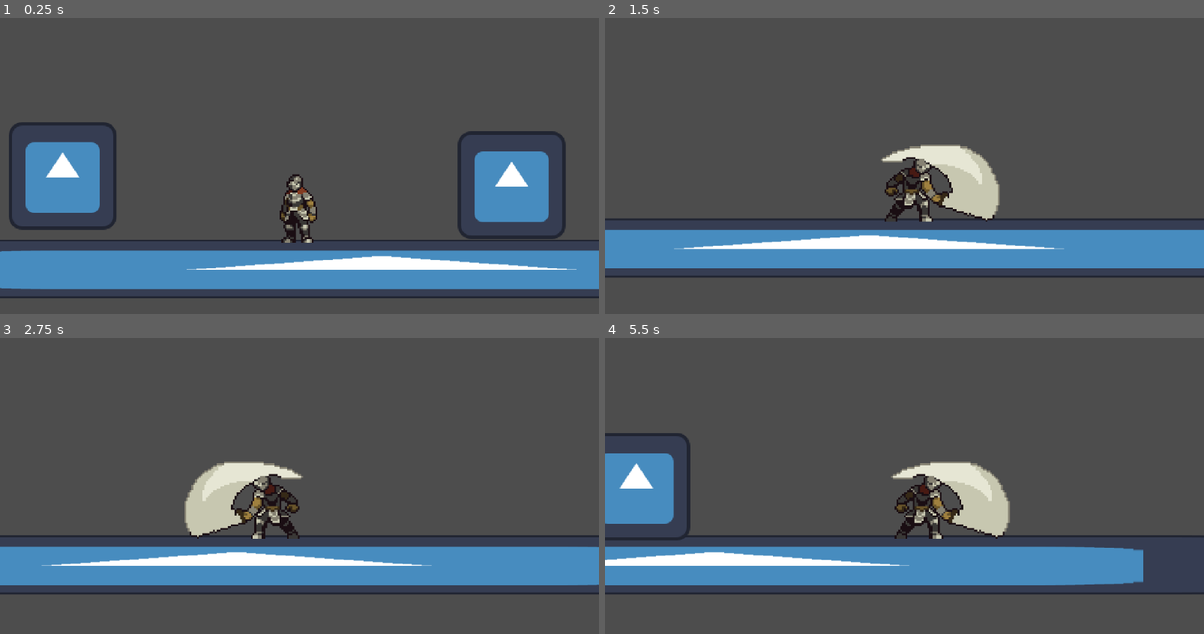
Above: before the commit, frames 1-4 (two rows, left to right).
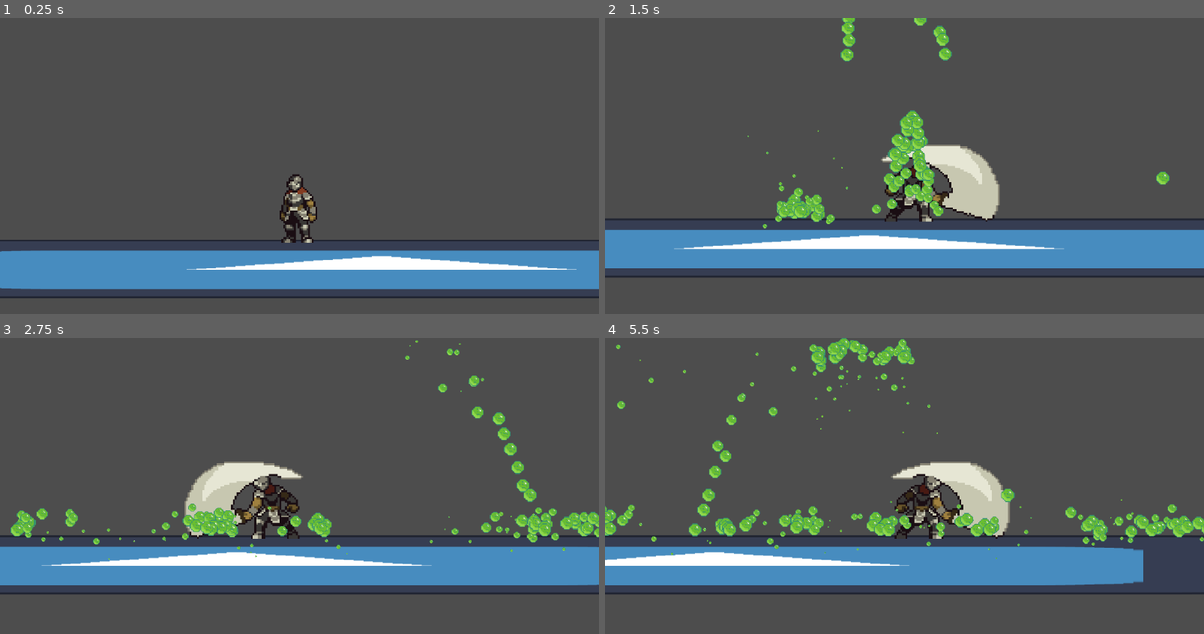
Above: after the commit, the same moments.

Repository: Potential-Fish/2dgame
Game: Godot game, scene res://assets/scene/main.tscn
The game is run twice, just before and just after one commit, with the same random seed, the same clock (stepped at 60 frames per second) and the same inputs. The engine's default icon, where the game draws it, is replaced by a stand-in: a white triangle on a blue panel in a dark square.
Inputs (mouse positions are in pixels of both pictures, inside the frame that each line leads up to):
- Up to frame 1 (0.25 s): no input
- Up to frame 2 (1.5 s): tap Enter (ui_accept) at 0.5, 0.77 s; move the mouse to (1036, 168) at 0.52 s; press the mouse at (1036, 168) at 0.53 s; hold D (right) from 0.53 s (still down); move the mouse to (784, 204) at 1.27 s; release the mouse at (784, 204) at 1.28 s; click (784, 204) at 1.35 s
- Up to frame 3 (2.75 s): tap Enter (ui_accept) at 1.52 s; move the mouse to (359, 432) at 2.02 s; release D (right) at 2.03 s; press the mouse at (359, 432) at 2.03 s; hold A (left) from 2.03 s (still down)
- Up to frame 4 (5.5 s): move the mouse to (874, 574) at 2.77 s; release A (left) at 2.78 s; release the mouse at (874, 574) at 2.78 s; hold D (right) 2.78-4.28 s; click (874, 574) at 2.85 s; tap Enter (ui_accept) at 3.02, 3.77, 4.52 s; move the mouse to (1084, 557) at 3.52 s; press the mouse at (1084, 557) at 3.53 s; move the mouse to (724, 456) at 4.27 s; release the mouse at (724, 456) at 4.28 s; hold A (left) 4.28-5.03 s; click (724, 456) at 4.35 s; move the mouse to (934, 506) at 5.02 s; press the mouse at (934, 506) at 5.03 s; hold D (right) from 5.03 s (still down)

The runs differ from the first frame. In frame 1, 7.6% of the frame differs, in the area x 1-95%, y 35-75%; in frame 2, 2.9%; in frame 3, 3.3%; in frame 4, 7.9%, in the area x 0-100%, y 0-75%.

Commit message:
changing weapons

Diff:
--- a/assets/resource/weapon1.tres
+++ b/assets/resource/weapon1.tres
@@ -4,4 +4,5 @@
 
 [resource]
 script = ExtResource("1_dvgbc")
+damage = 7
 metadata/_custom_type_script = "uid://6i18l22xwn6"
--- /dev/null
+++ b/assets/resource/weapon2.tres
@@ -0,0 +1,7 @@
+[gd_resource type="Resource" script_class="weapon2" load_steps=2 format=3 uid="uid://lu7pbgoxf5nq"]
+
+[ext_resource type="Script" uid="uid://bgonxk7h38ljo" path="res://assets/script/weapon2.gd" id="1_tr58s"]
+
+[resource]
+script = ExtResource("1_tr58s")
+metadata/_custom_type_script = "uid://bgonxk7h38ljo"
--- a/assets/scene/area_2d.tscn
+++ b/assets/scene/area_2d.tscn
@@ -23,11 +23,9 @@
 shape = SubResource("RectangleShape2D_4vgmq")
 
 [node name="CPUParticles2D" type="CPUParticles2D" parent="."]
-emitting = false
 amount = 17
 texture = ExtResource("3_4vgmq")
 lifetime = 0.29000000000000004
-one_shot = true
 randomness = 0.45
 direction = Vector2(0, -1)
 spread = 90.0
@@ -36,6 +34,7 @@
 scale_amount_curve = SubResource("Curve_4vgmq")
 
 [node name="Ninjastar" type="Sprite2D" parent="."]
+visible = false
 texture = ExtResource("2_4vgmq")
 
 [node name="Area2D" type="Area2D" parent="."]
--- a/assets/scene/main.tscn
+++ b/assets/scene/main.tscn
@@ -1,13 +1,20 @@
-[gd_scene load_steps=8 format=3 uid="uid://bhxjhx5ap0od6"]
+[gd_scene load_steps=11 format=3 uid="uid://bhxjhx5ap0od6"]
 
 [ext_resource type="Texture2D" uid="uid://nxat5pmt618t" path="res://assets/sprite/icon.svg" id="1_821e4"]
 [ext_resource type="PackedScene" uid="uid://bbmaa5jpgbj5t" path="res://assets/scene/player.tscn" id="2_tb8ar"]
 [ext_resource type="PackedScene" uid="uid://dc5pmsmkaxnw3" path="res://assets/scene/jump_pad.tscn" id="3_0nmyk"]
 [ext_resource type="Script" uid="uid://u6okdqp47yh5" path="res://assets/script/camera_2d.gd" id="3_uu0fw"]
 [ext_resource type="PackedScene" uid="uid://c26ujvgfpmmca" path="res://assets/scene/enemy.tscn" id="4_0vk0l"]
+[ext_resource type="Script" uid="uid://b0ufopwcpkvn6" path="res://assets/script/enemystats1.gd" id="6_fw18y"]
+[ext_resource type="PackedScene" uid="uid://dcek0xua4512l" path="res://assets/scene/pickup.tscn" id="7_mqc3k"]
 
 [sub_resource type="RectangleShape2D" id="RectangleShape2D_tb8ar"]
 size = Vector2(128.778, 120.686)
+
+[sub_resource type="Resource" id="Resource_mqc3k"]
+resource_local_to_scene = true
+script = ExtResource("6_fw18y")
+metadata/_custom_type_script = "uid://b0ufopwcpkvn6"
 
 [sub_resource type="RectangleShape2D" id="RectangleShape2D_0vk0l"]
 size = Vector2(405, 150)
@@ -52,10 +59,11 @@
 scale = Vector2(0.2247191, 0.2247191)
 
 [node name="StaticBody2D2" parent="." instance=ExtResource("3_0nmyk")]
-position = Vector2(-2, 139)
+position = Vector2(148, -30)
 
 [node name="enemy" parent="." instance=ExtResource("4_0vk0l")]
-position = Vector2(334, -158)
+position = Vector2(23, -151)
+stats = SubResource("Resource_mqc3k")
 
 [node name="CollisionShape2D" parent="enemy/Area2D" index="0"]
 position = Vector2(-1.25, -22)
@@ -72,8 +80,8 @@
 scale = Vector2(3.15625, 1.16406)
 texture = ExtResource("1_821e4")
 
-[node name="CharacterBody2D" parent="." instance=ExtResource("4_0vk0l")]
-position = Vector2(867, -147)
+[node name="Node2D" parent="." instance=ExtResource("7_mqc3k")]
+position = Vector2(1025, -54)
 
 [connection signal="touched_ground" from="player" to="Camera2D" method="_on_character_body_2d_touched_ground"]
 [connection signal="body_entered" from="enemy/Area2D" to="player" method="_on_area_2d_body_entered"]
--- /dev/null
+++ b/assets/scene/pickup.tscn
@@ -0,0 +1,22 @@
+[gd_scene load_steps=4 format=3 uid="uid://dcek0xua4512l"]
+
+[ext_resource type="Script" uid="uid://darjb5xvq2b5o" path="res://pickup.gd" id="1_l3g85"]
+[ext_resource type="Texture2D" uid="uid://dnqyc4u160fvp" path="res://assets/sprite/slimeball.png" id="2_t0obn"]
+
+[sub_resource type="RectangleShape2D" id="RectangleShape2D_4k710"]
+size = Vector2(17, 18)
+
+[node name="Node2D" type="Node2D"]
+script = ExtResource("1_l3g85")
+
+[node name="Sprite2D" type="Sprite2D" parent="."]
+texture = ExtResource("2_t0obn")
+
+[node name="Area2D" type="Area2D" parent="."]
+
+[node name="CollisionShape2D" type="CollisionShape2D" parent="Area2D"]
+position = Vector2(0.5, 0)
+shape = SubResource("RectangleShape2D_4k710")
+
+[connection signal="area_entered" from="Area2D" to="." method="_on_area_2d_area_entered"]
+[connection signal="body_entered" from="Area2D" to="." method="_on_area_2d_body_entered"]
--- a/assets/script/default.gd
+++ b/assets/script/default.gd
@@ -1,7 +1,10 @@
 extends Node
 
 var weapon_default = load("res://assets/resource/weapon1.tres")
+var weapon_2 = load("res://assets/resource/weapon2.tres")
 var current_weapon
 func _ready() -> void:
 	current_weapon = weapon_default
 	print(current_weapon.damage)
+func _process(delta: float) -> void:
+	print(current_weapon)
--- a/assets/script/player.gd
+++ b/assets/script/player.gd
@@ -23,7 +23,7 @@
 
 	remote.set_update_position(true)
 	if Input.is_action_just_pressed("left click"):
-		#spawn_star()
+		spawn_star()
 		pass
 	if knockback_timer > 0:
 		print(knockback_timer)
--- /dev/null
+++ b/assets/script/weapon2.gd
@@ -0,0 +1,3 @@
+extends Resource
+class_name weapon2
+@export var damage:int
--- /dev/null
+++ b/pickup.gd
@@ -0,0 +1,10 @@
+extends Node2D
+
+
+
+
+func _on_area_2d_body_entered(body: Node2D) -> void:
+	if body.is_in_group("player"):
+		var player = body
+		player.weapon.current_weapon = player.weapon.weapon_2
+		pass
Not shown, added: assets/script/weapon2.gd.uid
Not shown, added: pickup.gd.uid
